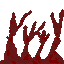
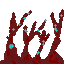
Layers edited between the first and the second 64 × 64 image:
painted on "art" over [9, 12, 63, 55]
